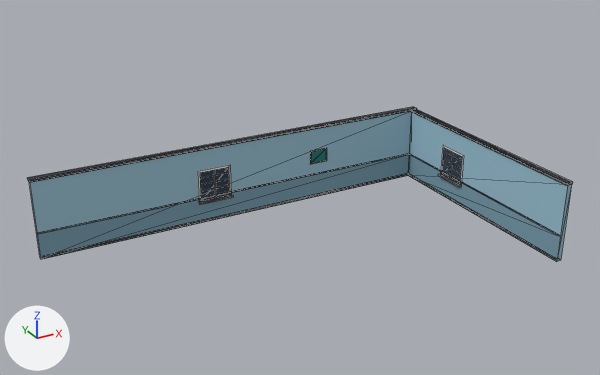
Two versions of the glTF model apps/client/public/assets/places/compound-room/bld_room_compound.glb, one commit apart.
The view is the same before and after, from a camera (50 mm lens) standing at (-12.53, -22.92, 14.28) and looking at (0.35, 0.49, 2.57). Every picture has the same lights, and +X, +Y and +Z are marked at lower left. The picture after the commit comes second. Mesh edges are drawn as thin lines. Vertices at exactly the same position are counted once.

The first picture shows 'body'.
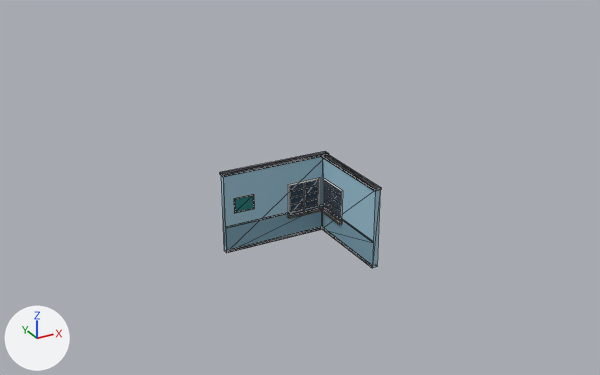
Changed parts and their boxes [x1, y1, x2, y2] in the pictures (600 x 375 px; the box of a moved part takes in the faces that stretch with it):
'body', reshaped, rescaled (70% narrower, 24% shorter)
    before: [27, 107, 573, 262]
    after: [220, 151, 381, 268]
part 1 of me_body, moved or reshaped
    before: [27, 107, 417, 182]
    after: [220, 151, 329, 177]
part 2 of me_body, moved or reshaped
    before: [411, 109, 573, 185]
    after: [322, 155, 381, 191]
part 3 of me_body, moved or reshaped
    before: [199, 195, 233, 204]
    after: [288, 209, 321, 219]
part 4 of me_body, moved or reshaped
    before: [438, 174, 461, 187]
    after: [321, 208, 342, 224]
part 5 of me_body, moved or reshaped
    before: [29, 111, 572, 262]
    after: [221, 157, 380, 268]
part 6 of me_body, moved or reshaped
    before: [198, 165, 231, 201]
    after: [288, 177, 320, 216]
part 7 of me_body, moved or reshaped
    before: [310, 148, 327, 164]
    after: [234, 194, 254, 213]

Edits to the bpy script that builds the scene:
```text
Change me_body:
    used by ob_body; parent = ob_bld_room_compound; location = (0.1, 0.115, 1.54); scale = (8.13, 8.13, 8.13)
    remove me_body.from_pydata(...)  # 131 vertices, 100 faces; spans x -1.0..1.0, y -0.57..0.57, z -0.19..0.19
    add me_body.from_pydata(...)  # 131 vertices, 100 faces; spans x -1.0..1.0, y -0.88..0.88, z -0.72..0.72
    me_body part 1: the loose piece of 8 vertices spanning x -1.0..1.0, y 0.54..0.57, z 0.18..0.19 is scaled about its middle by (1, 3.82, 3.81), then moved by (0.0, 0.26, 0.52)
    me_body part 2: the loose piece of 8 vertices spanning x 0.97..1.0, y -0.57..0.54, z 0.17..0.18 is scaled about its middle by (3.82, 1.48, 3.82), then moved by (-0.05, -0.04, 0.5)
    me_body part 3: the loose piece of 6 vertices spanning x -0.25..-0.07, y 0.52..0.54, z -0.09..-0.08 is scaled about its middle by 3.82, then moved by (0.68, 0.21, -0.23)
    me_body part 4: the loose piece of 6 vertices spanning x 0.96..0.97, y 0.1..0.27, z -0.09..-0.08 is scaled about its middle by 3.81, then moved by (-0.1, 0.23, -0.23)
    me_body part 5: 67 of 131 vertices moved; they spanned x -1.0..1.0, y -0.57..0.56, z -0.19..0.18 and now span x -0.99..0.99, y -0.88..0.86, z -0.72..0.69; mean shift (-0.06, 0.15, -0.13); largest move (0.97, -0.57, -0.19) -> (0.89, -0.88, -0.72)
    me_body part 6: all 28 vertices in x -0.24..-0.08, y 0.54, z -0.09..0.08 are scaled about their middle by (3.82, 3.85, 3.82), then moved by (0.68, 0.22, -0.01)
    me_body part 7
    me_body.vertices[77].co: (0.36, 0.54, 0.07) -> (-0.82, 0.76, 0.26)  # pixel (310, 150) -> pixel (233, 198)
    me_body.vertices[78].co: (0.36, 0.54, 0.0) -> (-0.82, 0.76, -0.01)  # pixel (310, 164) -> pixel (234, 213)
    me_body.vertices[79].co: (0.45, 0.54, 0.07) -> (-0.45, 0.76, 0.26)  # pixel (326, 147) -> pixel (253, 194)
    me_body.vertices[80].co: (0.45, 0.54, 0.0) -> (-0.45, 0.76, -0.01)  # pixel (326, 160) -> pixel (254, 208)
    me_body.vertices[81].co: (0.36, 0.54, 0.06) -> (-0.8, 0.76, 0.24)  # pixel (311, 151) -> pixel (234, 199)
    me_body.vertices[82].co: (0.36, 0.54, 0.0) -> (-0.8, 0.76, 0.0)  # pixel (310, 163) -> pixel (235, 212)
    me_body.vertices[83].co: (0.45, 0.54, 0.06) -> (-0.47, 0.76, 0.24)  # pixel (325, 148) -> pixel (252, 195)
    me_body.vertices[84].co: (0.45, 0.54, 0.0) -> (-0.47, 0.76, 0.0)  # pixel (325, 160) -> pixel (253, 208)
Change ob_body:
    ob_body.scale: (8.13, 8.13, 8.13) -> (2.13, 2.13, 2.13)
```
